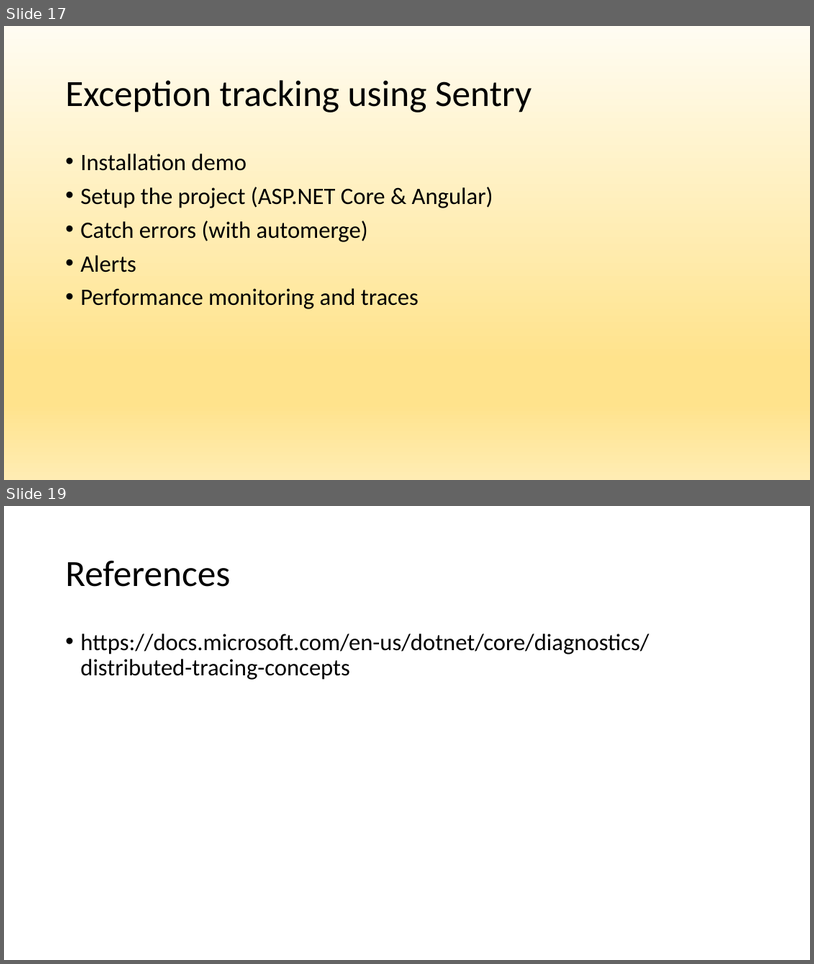
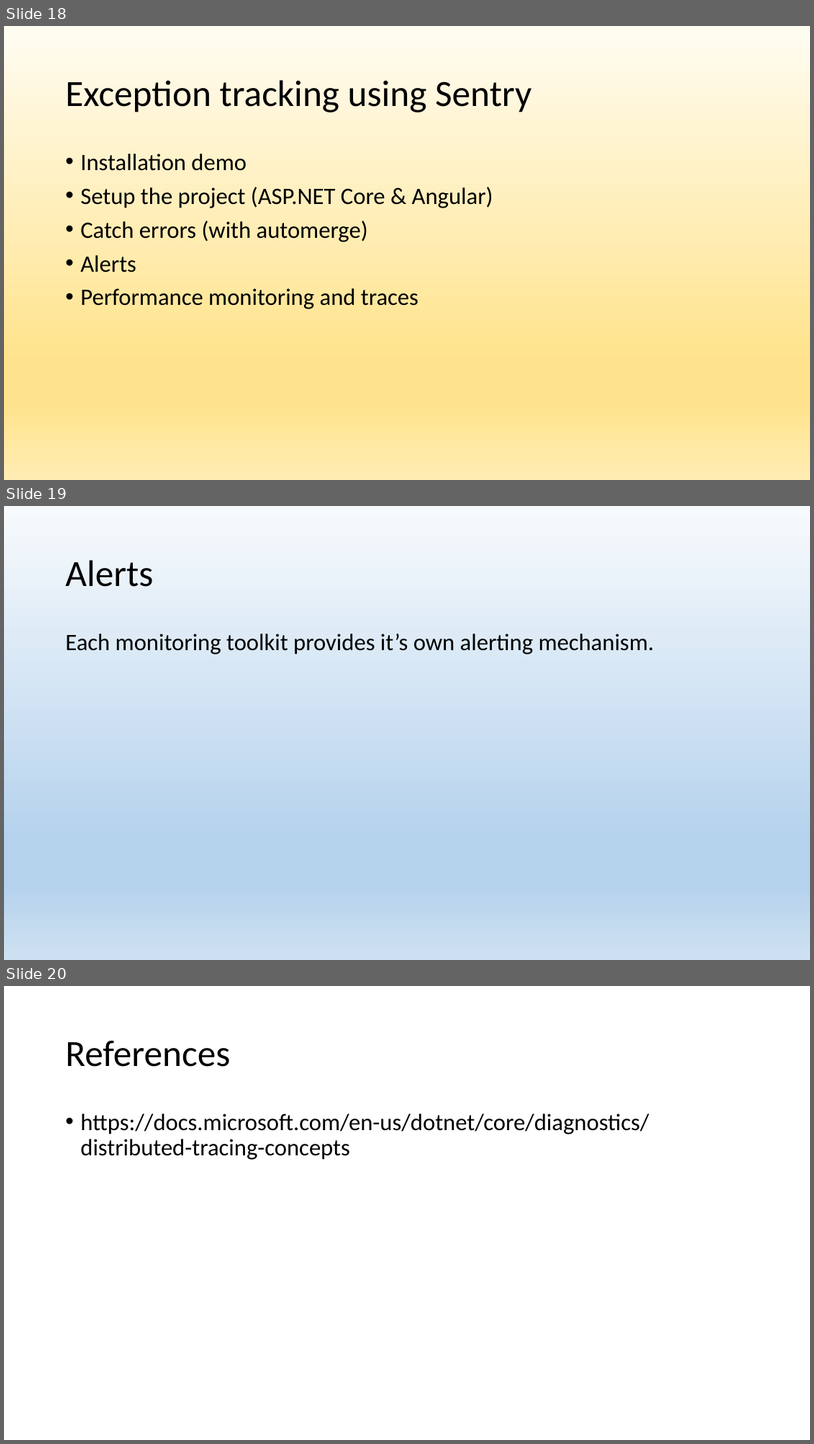
Before and after one commit to Islandskiy/observability, a slide deck: observability.pptx. Shown one above the other, each under a label of ours: slides 17 and 19 before the commit, slides 18, 19 and 20 after it; the slides between them are not shown. The pictures are 814x964 and 814x1444 pixels, drawn with LibreOffice and Linux fonts; fonts in the diff are those of the drawing. Boxes give left, top, right and bottom in pixels: in the first picture for what was removed or moved away, otherwise in the second. Text is boxed around its words. In the diff, an @@ line names an element or a change of style, - is before the commit and + after.

```diff
--- a/observability.pptx
+++ b/observability.pptx
@@ slide 19 added at (4, 506, 810, 960), background gradient #F7FAFD to #B5D2EC to #CEE1F2 @@
@@ title added at (65, 560, 153, 587), 44 pt, text #000000 @@
+Alerts
@@ text added at (65, 633, 655, 654), 28 pt, text #000000 @@
+Each monitoring toolkit provides it’s own alerting mechanism.
@@ what was slide 17 is now slide 18 @@
@@ what was slide 19 is now slide 20 @@
```
Also in this commit, not shown: 2 slides changed, 1 other slide added, 1 slide removed, 2 other files.
